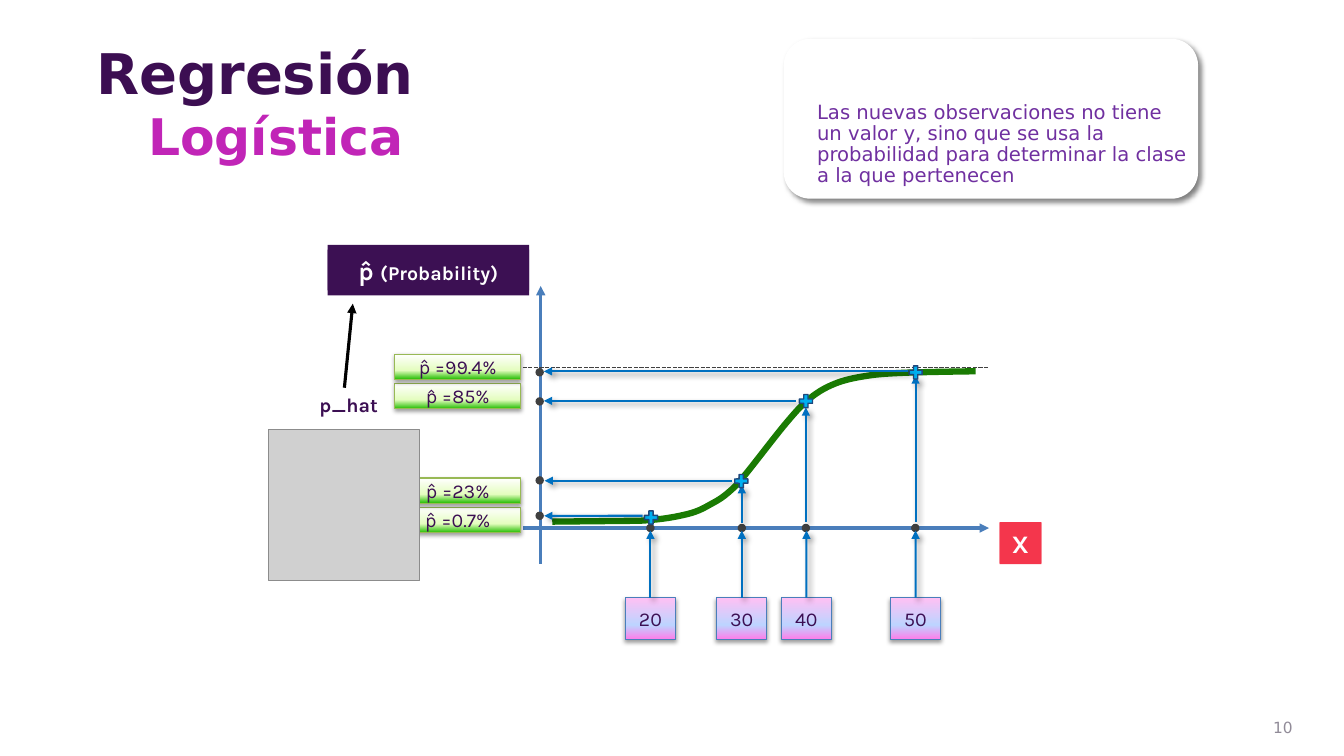
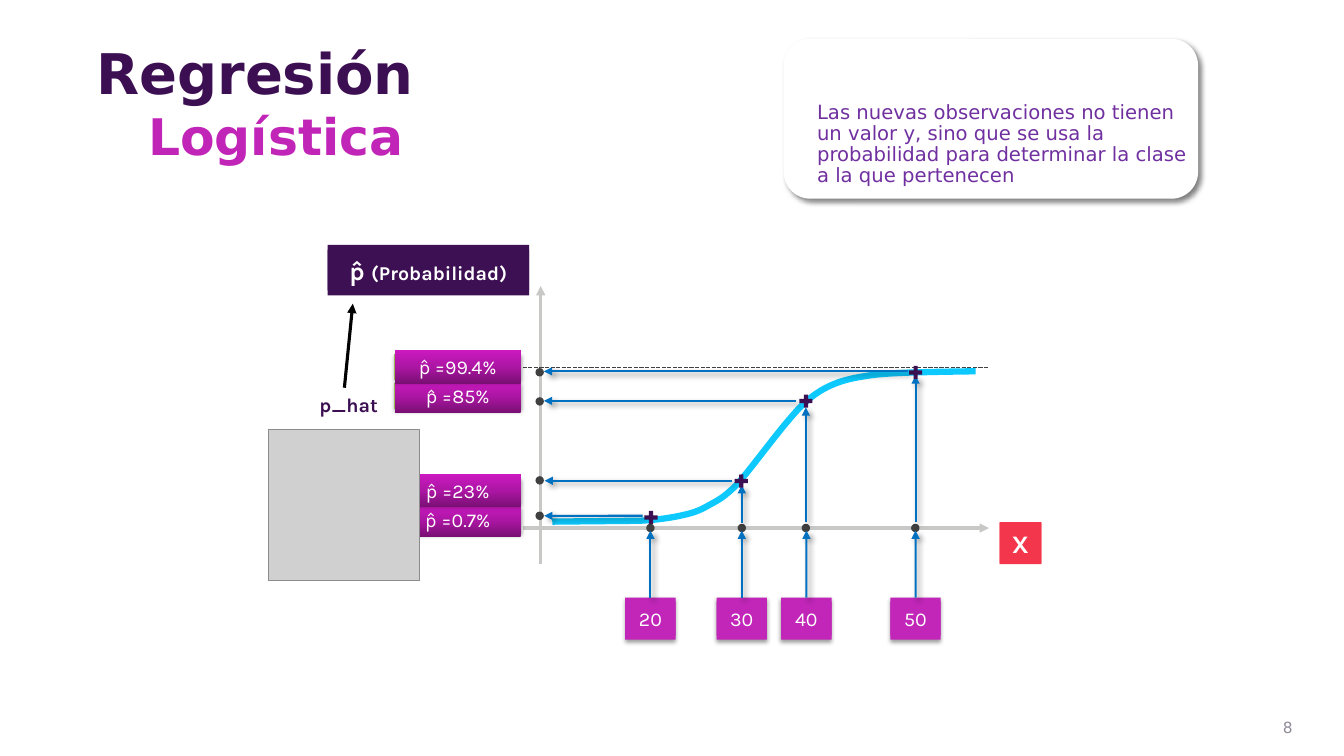
Before and after one commit to csameshiman/Axity_Curso_ML_2023, a slide deck: slide 8 of Diapositivas/Parte 03.Clasificación/03_01_Logistic_Regression.pptx (slide 10 before the commit). Drawn at 1344x756 pixels with LibreOffice and Linux fonts; fonts in the diff are those of the drawing; grey boxes stand for pictures; background and template pictures are left out. Boxes give left, top, right and bottom in pixels: in the first picture for what was removed or moved away, otherwise in the second. Text is boxed around its words. In the diff, an @@ line names an element or a change of style, - is before the commit and + after.

```diff
--- a/Diapositivas/Parte 03.Clasificación/03_01_Logistic_Regression.pptx
+++ b/Diapositivas/Parte 03.Clasificación/03_01_Logistic_Regression.pptx
@@ text at [817,104,1187,186]: text changed @@
-Las nuevas observaciones no tiene un valor y, sino que se usa la probabilidad para determinar la clase a la que pertenecen
+Las nuevas observaciones no tienen un valor y, sino que se usa la probabilidad para determinar la clase a la que pertenecen
@@ text in rectangle at [349,254,507,287]: text changed @@
-p̂ (Probability)
+p̂ (Probabilidad)
@@ arrow (540, 564) - (540, 286): stroke #4A7EBB 2.25 pt to #C8C9C7 2.25 pt @@
@@ 8 rectangles: place and size @@
-8 rectangles at [419,356,927,626]
+8 rectangles at [395,350,941,636]
@@ text colour #3C0F53 to #FFFFFF; fill none to gradient #791073 to #AC16A4 to #CD1AC2 in 4 elements at [395,503,521,537], [395,474,521,508], [395,379,521,413], [395,350,521,384] @@
@@ fill gradient #27BE04 to #E4FDBF to #FFFFFF to gradient #791073 to #AC16A4 to #CD1AC2 in 4 elements at [395,507,521,532], [395,478,521,503], [395,383,521,408], [395,354,521,379] @@
@@ freeform shape at [553,371,976,521]: outline #1A7B03 4.5 pt to #0DC9FD 4.5 pt @@
@@ fill #00B0F0 to #3C1053; outline #1F497D 1 pt to none in 4 elements at [797,393,814,410], [643,509,660,526], [907,363,924,381], [733,472,750,489] @@
@@ arrow (523, 528) - (989, 528): stroke #4A7EBB 2.25 pt to #C8C9C7 2.25 pt @@
@@ fill gradient #FF7CEA to #BDD4FF to #FFC0F4 to #C126B8; outline #4A7EBB 0.75 pt to none in 4 elements at [625,598,676,640], [717,598,767,640], [781,598,832,640], [890,598,941,640] @@
@@ text colour #3C0F53 to #FFFFFF; fill none to #C126B8 in 4 elements at [625,602,676,636], [717,602,767,636], [781,602,832,636], [890,602,941,636] @@
@@ page number at [1283,721,1293,733]: text changed @@
-10
+8
```
Also in this commit, not shown: 8 other slides changed, 1 slide added, 4 slides removed.
